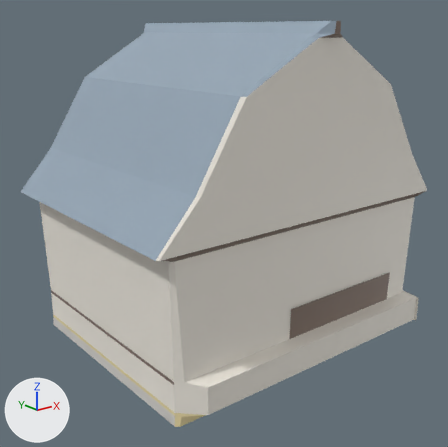
Before and after pictures for a commit that changed the glTF model docs/univers/archipeo/batiments/modeles/6e-batiment-etable-de-bloquette/loin.glb.
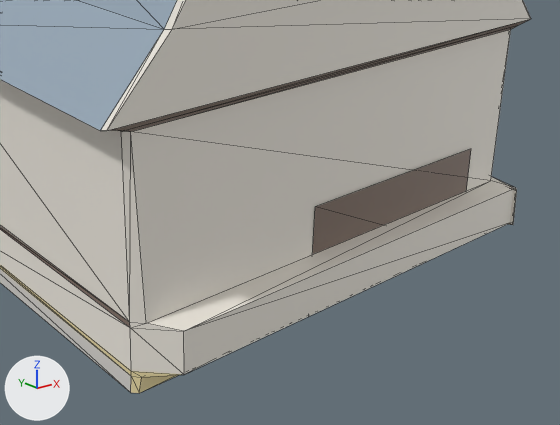
Old and new are each drawn whole from a camera (50 mm lens) standing at (-1.035, -1.256, 0.828) and looking at (-0.021, 0.013, 0.321) and again close up on the part from 20% to 100% of the width and 40% to 100% of the height. The axes (+X, +Y, +Z) are drawn at lower left. The lights are the same throughout. The older version's two pictures come first. The close-ups show mesh edges as thin lines. Vertices at exactly the same position are counted once.

Names of what the first close-up shows: 'loin'.
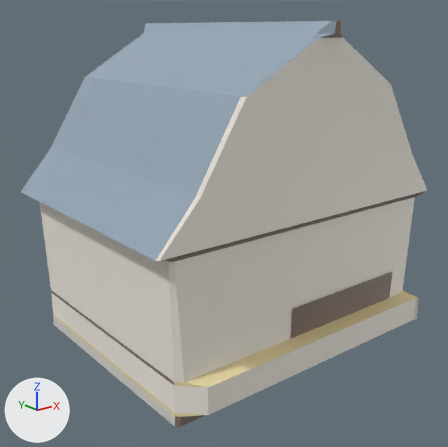
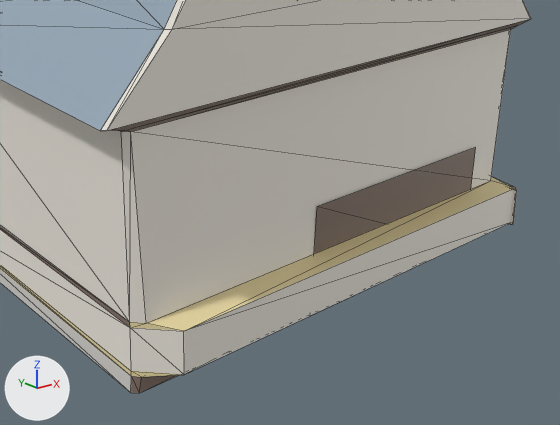
The edits, one by one:
me_loin has 108 vertices, 200 faces and spans x -0.442..0.446, y -0.338..0.408, z 0.0..0.845.
me_loin is used by ob_loin; location (0.0, 0.0, 0.0).
Part 1, on me_loin:
Vertex 104 of me_loin moves from (-0.063, -0.291, 0.0) at pixel (308, 316) to (-0.06, -0.291, 0.0) at pixel (310, 315).
Vertex 105 of me_loin moves from (0.314, -0.291, 0.0) at pixel (459, 246) to (0.327, -0.291, 0.0) at pixel (464, 244).
Vertex 106 of me_loin moves from (0.314, -0.297, 0.191) at pixel (471, 148) to (0.327, -0.297, 0.19) at pixel (475, 147).
Vertex 107 of me_loin moves from (-0.063, -0.297, 0.191) at pixel (315, 206) to (-0.06, -0.297, 0.19) at pixel (317, 206).
me_loin part 2: 6 faces centred in x -0.389..0.402, y -0.288..-0.281, z 0.008..0.017 are repainted in the vertex colours; the middle colour goes from beige #eddda8 to brown #837166.
me_loin part 3: 6 faces centred in x -0.385..0.405, y -0.318..-0.284, z 0.104..0.107 are repainted in the vertex colours; the middle colour goes from white #f2ede3 to beige #eddda8.

Changed parts and their boxes [x1, y1, x2, y2] in the close-ups (560 x 425 px; the box of a moved part takes in the faces that stretch with it):
'loin', reshaped, recoloured: [0, 0, 531, 393] in both
part 1 of me_loin, moved or reshaped: before [312, 149, 471, 255]; after [314, 147, 476, 254]
part 2 of me_loin, recoloured (beige to brown): [131, 375, 178, 393] in both
part 3 of me_loin, recoloured: [130, 177, 516, 331] in both
